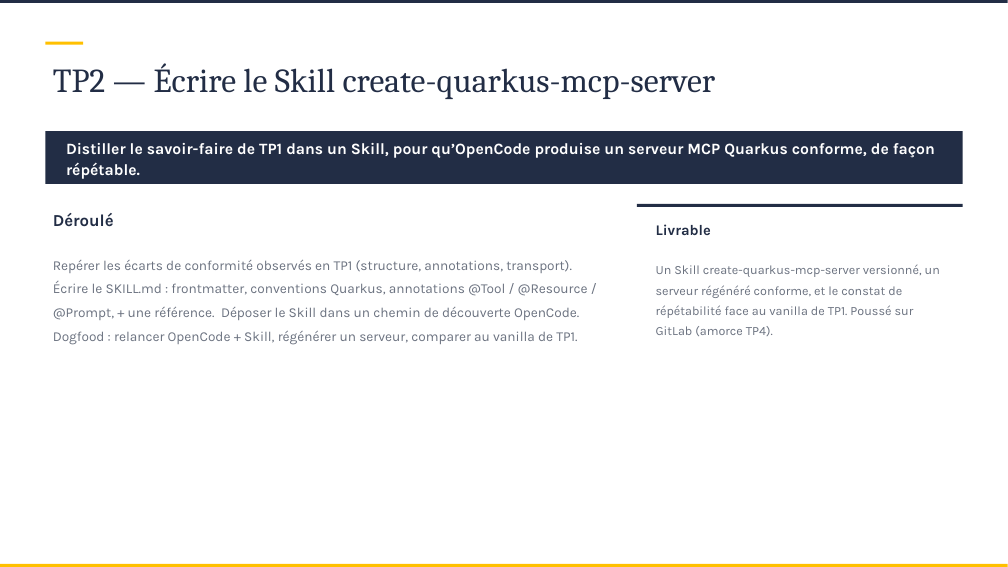
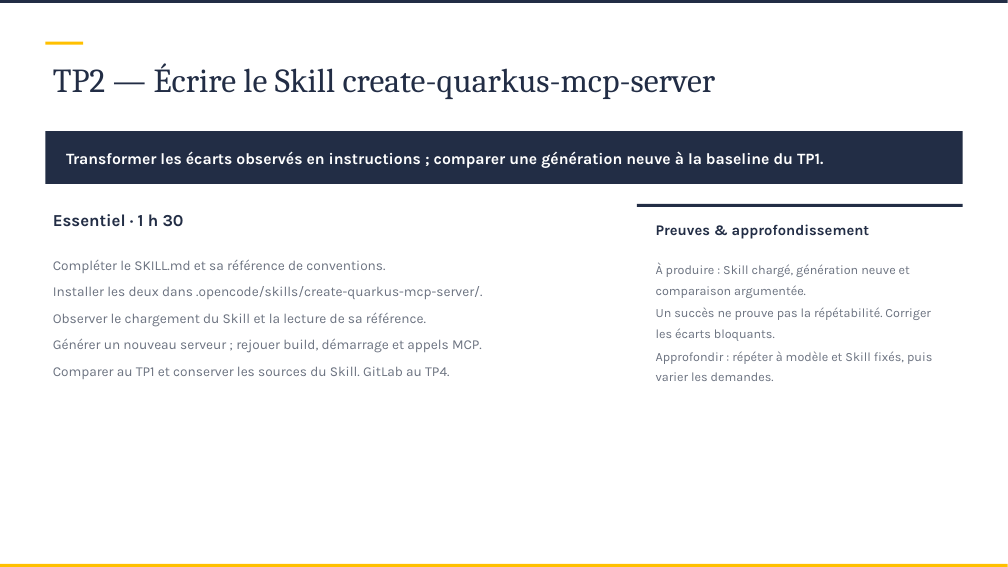
Before and after one commit to SCIAM-FR/formation-ia, a slide deck: slide 32 of slides/Support_formation_SCIAM.pptx. Drawn at 1008x567 pixels with LibreOffice and Linux fonts; fonts in the diff are those of the drawing; background and template pictures are left out. Boxes give left, top, right and bottom in pixels: in the first picture for what was removed or moved away, otherwise in the second. Text is boxed around its words. In the diff, an @@ line names an element or a change of style, - is before the commit and + after.

```diff
--- a/slides/Support_formation_SCIAM.pptx
+++ b/slides/Support_formation_SCIAM.pptx
@@ text at bbox=[66, 151, 823, 168]: text changed @@
-Distiller le savoir-faire de TP1 dans un Skill, pour qu’OpenCode produise un serveur MCP Quarkus conforme, de façon répétable.
+Transformer les écarts observés en instructions ; comparer une génération neuve à la baseline du TP1.
@@ text at bbox=[53, 214, 184, 227]: text changed @@
-Déroulé
+Essentiel · 1 h 30
@@ text at bbox=[656, 224, 870, 239]: text changed @@
-Livrable
+Preuves & approfondissement
@@ text at bbox=[53, 260, 482, 379]: text changed @@
-Repérer les écarts de conformité observés en TP1 (structure, annotations, transport). Écrire le SKILL.md : frontmatter, conventions Quarkus, annotations @Tool / @Resource / @Prompt, + une référence. Déposer le Skill dans un chemin de découverte OpenCode. Dogfood : relancer OpenCode + Skill, régénérer un serveur, comparer au vanilla de TP1.
+Compléter le SKILL.md et sa référence de conventions.
+Installer les deux dans .opencode/skills/create-quarkus-mcp-server/.
+Observer le chargement du Skill et la lecture de sa référence.
+Générer un nouveau serveur ; rejouer build, démarrage et appels MCP.
+Comparer au TP1 et conserver les sources du Skill. GitLab au TP4.
@@ text at bbox=[656, 263, 932, 381]: text changed @@
-Un Skill create-quarkus-mcp-server versionné, un serveur régénéré conforme, et le constat de répétabilité face au vanilla de TP1. Poussé sur GitLab (amorce TP4).
+À produire : Skill chargé, génération neuve et comparaison argumentée.
+Un succès ne prouve pas la répétabilité. Corriger les écarts bloquants.
+Approfondir : répéter à modèle et Skill fixés, puis varier les demandes.
```
Also in this commit, not shown: 8 other slides changed, 11 other files.
